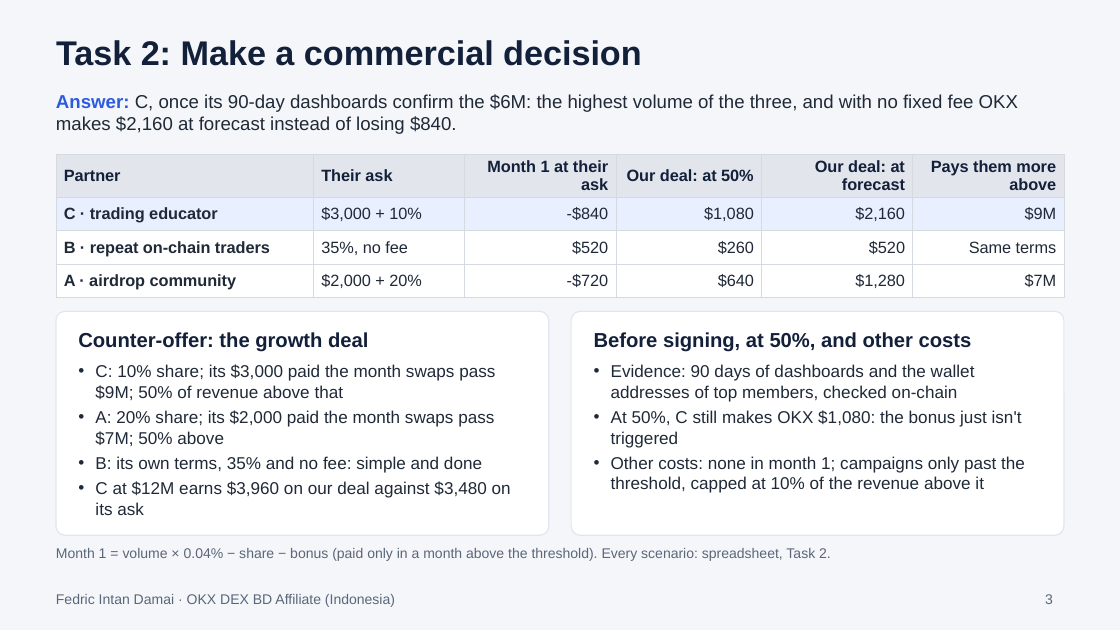
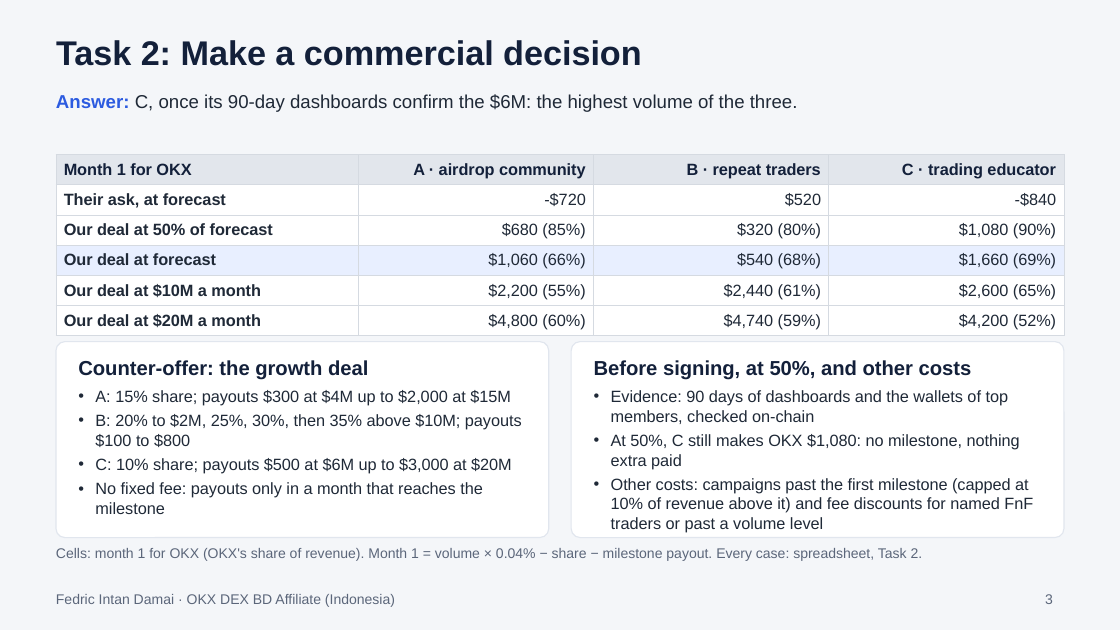
Before and after one commit to fedricdamai/SuperCashier, a slide deck: slide 3 of okx-dex-affiliates-id/submission-v2/OKX_DEX_BD_Affiliate_Indonesia_Slides.pptx. Drawn at 1120x630 pixels with LibreOffice and Linux fonts; fonts in the diff are those of the drawing. Boxes give left, top, right and bottom in pixels: in the first picture for what was removed or moved away, otherwise in the second. Text is boxed around its words. In the diff, an @@ line names an element or a change of style, - is before the commit and + after.

```diff
--- a/okx-dex-affiliates-id/submission-v2/OKX_DEX_BD_Affiliate_Indonesia_Slides.pptx
+++ b/okx-dex-affiliates-id/submission-v2/OKX_DEX_BD_Affiliate_Indonesia_Slides.pptx
@@ text at (x1=56, y1=94, x2=798, y2=112): text changed @@
-Answer: C, once its 90-day dashboards confirm the $6M: the highest volume of the three, and with no fixed fee OKX makes $2,160 at forecast instead of losing $840.
+Answer: C, once its 90-day dashboards confirm the $6M: the highest volume of the three.
@@ table at (x1=56, y1=155, x2=1064, y2=334) @@
-Partner | Their ask | Month 1 at their ask | Our deal: at 50% | Our deal: at forecast | Pays them more above
-C · trading educator | $3,000 + 10% | -$840 | $1,080 | $2,160 | $9M
-B · repeat on-chain traders | 35%, no fee | $520 | $260 | $520 | Same terms
-A · airdrop community | $2,000 + 20% | -$720 | $640 | $1,280 | $7M
+Month 1 for OKX | A · airdrop community | B · repeat traders | C · trading educator
+Their ask, at forecast | -$720 | $520 | -$840
+Our deal at 50% of forecast | $680 (85%) | $320 (80%) | $1,080 (90%)
+Our deal at forecast | $1,060 (66%) | $540 (68%) | $1,660 (69%)
+Our deal at $10M a month | $2,200 (55%) | $2,440 (61%) | $2,600 (65%)
+Our deal at $20M a month | $4,800 (60%) | $4,740 (59%) | $4,200 (52%)
@@ rounded rectangle resized from (x1=56, y1=311, x2=549, y2=535) to (x1=56, y1=342, x2=549, y2=538) @@
@@ rounded rectangle at (x1=56, y1=342, x2=549, y2=538): proportions changed @@
@@ text "Counter-offer: the growth deal" moved from (x1=78, y1=332, x2=368, y2=352) to (x1=78, y1=360, x2=368, y2=380) @@
@@ rounded rectangle at (x1=571, y1=342, x2=1064, y2=538): proportions changed @@
@@ rounded rectangle resized from (x1=571, y1=311, x2=1064, y2=535) to (x1=571, y1=342, x2=1064, y2=538) @@
@@ text "Before signing, at 50%, and ..." moved from (x1=594, y1=332, x2=972, y2=352) to (x1=594, y1=360, x2=972, y2=380) @@
@@ text at (x1=95, y1=390, x2=522, y2=514): text changed; size 11 to 10.5 pt @@
-• C: 10% share; its $3,000 paid the month swaps pass $9M; 50% of revenue above that
-• A: 20% share; its $2,000 paid the month swaps pass $7M; 50% above
-• B: its own terms, 35% and no fee: simple and done
-• C at $12M earns $3,960 on our deal against $3,480 on its ask
+• A: 15% share; payouts $300 at $4M up to $2,000 at $15M
+• B: 20% to $2M, 25%, 30%, then 35% above $10M; payouts $100 to $800
+• C: 10% share; payouts $500 at $6M up to $3,000 at $20M
+• No fixed fee: payouts only in a month that reaches the milestone
@@ text at (x1=611, y1=390, x2=1033, y2=533): text changed; size 11 to 10.5 pt @@
-• Evidence: 90 days of dashboards and the wallet addresses of top members, checked on-chain
-• At 50%, C still makes OKX $1,080: the bonus just isn't triggered
-• Other costs: none in month 1; campaigns only past the threshold, capped at 10% of the revenue above it
+• Evidence: 90 days of dashboards and the wallets of top members, checked on-chain
+• At 50%, C still makes OKX $1,080: no milestone, nothing extra paid
+• Other costs: campaigns past the first milestone (capped at 10% of revenue above it) and fee discounts for named FnF traders or past a volume level
@@ text at (x1=56, y1=548, x2=923, y2=561): text changed @@
-Month 1 = volume × 0.04% − share − bonus (paid only in a month above the threshold). Every scenario: spreadsheet, Task 2.
+Cells: month 1 for OKX (OKX's share of revenue). Month 1 = volume × 0.04% − share − milestone payout. Every case: spreadsheet, Task 2.
```
Also in this commit, not shown: 4 other slides changed, 10 other files.
